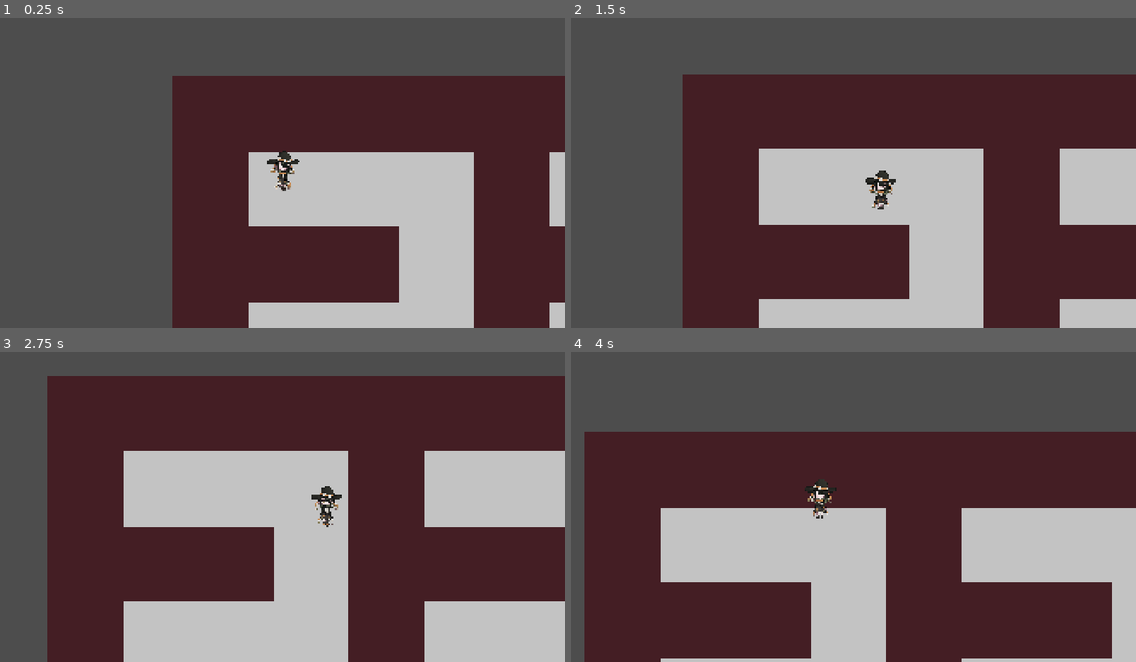
Above: before the commit, frames 1-4 (two rows, left to right).
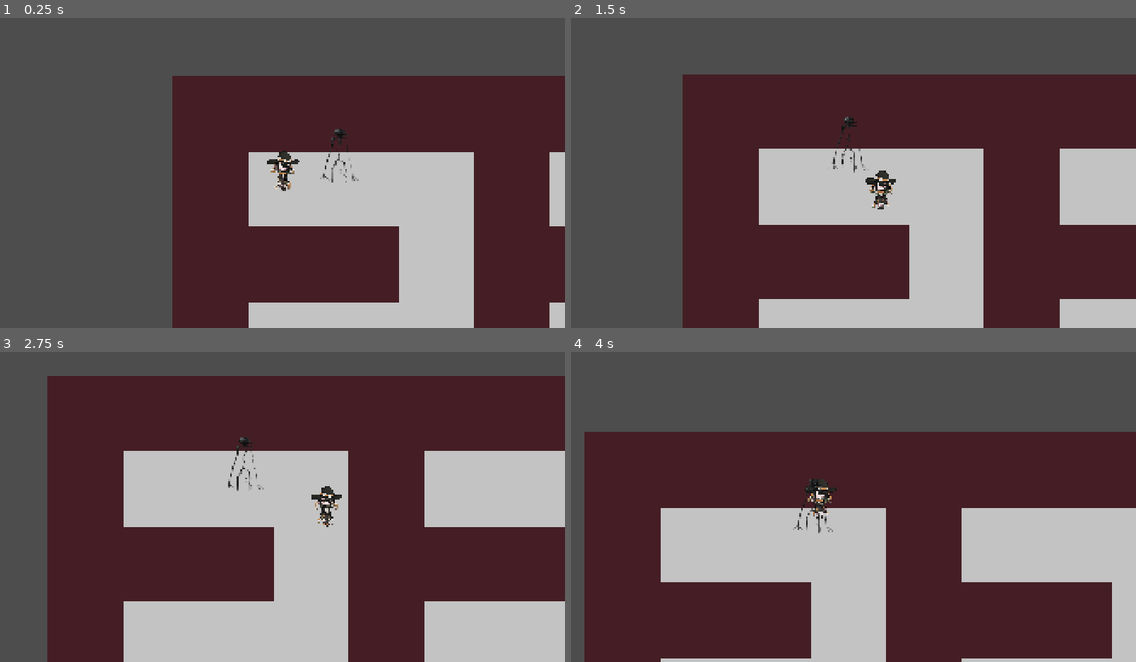
Above: after the commit, the same moments.

Repository: NaN-Plus-Plus/Panic-At-the-Office
Game: Godot game, scene res://scenes/Maze/Main.tscn
Two runs of this game, one before a commit and one after it. Both use one fixed random seed, a clock stepped at 60 frames per second and the inputs below.
Inputs:
- Up to frame 1 (0.25 s): no input
- Up to frame 2 (1.5 s): tap Enter at 0.5 s; hold D (move_right) 0.53-1.28 s; hold S (move_down) from 1.28 s (still down)
- Up to frame 3 (2.75 s): release S (move_down) at 2.03 s; hold D (move_right) from 2.03 s (still down)
- Up to frame 4 (4 s): release D (move_right) at 2.78 s; hold W (move_up) 2.78-3.53 s; hold A (move_left) from 3.53 s (still down)

The runs differ from the first frame. In frame 1, 0.2% of the frame differs, in the area x 56-64%, y 35-54%; in frame 2, 0.2%; in frame 3, 0.2%, in the area x 40-47%, y 27-45%; in frame 4, 0.1%.

Commit message:
wire monster, scary ;-;

Diff:
--- a/panic-at-the-office/characters/MC/MC.tscn
+++ b/panic-at-the-office/characters/MC/MC.tscn
@@ -10,6 +10,7 @@
 [node name="Mc" type="CharacterBody2D" unique_id=978937542]
 motion_mode = 1
 script = ExtResource("1_imnk3")
+speed = null
 
 [node name="Sprite2D" type="Sprite2D" parent="." unique_id=1688845578]
 texture_filter = 1
--- a/panic-at-the-office/characters/MC/mc.gd
+++ b/panic-at-the-office/characters/MC/mc.gd
@@ -1,6 +1,8 @@
 extends CharacterBody2D
 
+
 @export var speed: float = 200.0
+
 
 func _physics_process(_delta):
 	var direction := Input.get_vector(
@@ -14,7 +16,10 @@
 
 	move_and_slide()
 
+
 func _ready():
 	var camera := get_node_or_null("Camera2D") as Camera2D
 	if camera and camera.has_method("snap_to_player"):
 		camera.snap_to_player()
+
+	Globals.player = self
--- /dev/null
+++ b/panic-at-the-office/characters/Wire Monster/wire_monster.gd
@@ -0,0 +1,15 @@
+extends CharacterBody2D
+
+
+const SPEED = 50.0
+
+@export var nav_agent: NavigationAgent2D
+
+
+func _physics_process(_delta: float) -> void:
+	nav_agent.target_position = Globals.player.global_position
+	var target_pos = nav_agent.get_next_path_position()
+
+	velocity = (target_pos - global_position).normalized() * SPEED
+
+	move_and_slide()
--- /dev/null
+++ b/panic-at-the-office/characters/Wire Monster/wire_monster.tscn
@@ -0,0 +1,24 @@
+[gd_scene format=3 uid="uid://2mrx4ulwqgfi"]
+
+[ext_resource type="Texture2D" uid="uid://b5prqakv5yrko" path="res://assets/wire_monster.png" id="1_gw2qr"]
+[ext_resource type="Script" uid="uid://cmhhws23u543d" path="res://characters/Wire Monster/wire_monster.gd" id="1_imf1u"]
+
+[sub_resource type="CapsuleShape2D" id="CapsuleShape2D_r6qtj"]
+radius = 3.0
+height = 10.0
+
+[node name="WireMonster" type="CharacterBody2D" unique_id=1574792864 node_paths=PackedStringArray("nav_agent")]
+script = ExtResource("1_imf1u")
+nav_agent = NodePath("NavigationAgent2D")
+
+[node name="CollisionShape2D" type="CollisionShape2D" parent="." unique_id=765152719]
+rotation = 1.5707964
+shape = SubResource("CapsuleShape2D_r6qtj")
+
+[node name="WireMonster" type="Sprite2D" parent="." unique_id=999277585]
+position = Vector2(0, -46)
+scale = Vector2(0.5, 0.5)
+texture = ExtResource("1_gw2qr")
+
+[node name="NavigationAgent2D" type="NavigationAgent2D" parent="." unique_id=774385371]
+path_desired_distance = 50.0
--- /dev/null
+++ b/panic-at-the-office/globals.gd
@@ -0,0 +1,4 @@
+extends Node
+
+
+var player: CharacterBody2D
--- a/panic-at-the-office/project.godot
+++ b/panic-at-the-office/project.godot
@@ -16,6 +16,10 @@
 boot_splash/stretch_mode=0
 boot_splash/image="uid://i08gmwb7lsel"
 
+[autoload]
+
+Globals="*uid://3h0xag12jmyj"
+
 [display]
 
 window/size/viewport_width=1920
@@ -23,6 +27,10 @@
 window/size/mode=3
 window/stretch/mode="canvas_items"
 window/stretch/aspect="expand"
+
+[dotnet]
+
+project/assembly_name="PanicAtTheOffice"
 
 [file_customization]
 
--- a/panic-at-the-office/scenes/Maze/Biom.tscn
+++ b/panic-at-the-office/scenes/Maze/Biom.tscn
@@ -2,6 +2,12 @@
 
 [ext_resource type="Script" uid="uid://gj3lnj2685dj" path="res://scenes/Maze/Biom.gd" id="1_8i3j6"]
 [ext_resource type="Texture2D" uid="uid://bmixwtvldeeau" path="res://assets/path.png" id="2_cc2ja"]
+
+[sub_resource type="NavigationPolygon" id="NavigationPolygon_cc2ja"]
+vertices = PackedVector2Array(64, 64, -64, 64, -64, -64, 64, -64)
+polygons = Array[PackedInt32Array]([PackedInt32Array(0, 1, 2, 3)])
+outlines = Array[PackedVector2Array]([PackedVector2Array(-64, -64, 64, -64, 64, 64, -64, 64)])
+agent_radius = 0.0
 
 [sub_resource type="TileSetAtlasSource" id="TileSetAtlasSource_cc2ja"]
 texture = ExtResource("2_cc2ja")
@@ -10,10 +16,12 @@
 0:0/0/physics_layer_0/polygon_0/points = PackedVector2Array(-64, -64, 64, -64, 64, 64, -64, 64)
 8:0/size_in_atlas = Vector2i(8, 8)
 8:0/0 = 0
+8:0/0/navigation_layer_0/polygon = SubResource("NavigationPolygon_cc2ja")
 
 [sub_resource type="TileSet" id="TileSet_m0y0c"]
 tile_size = Vector2i(128, 128)
 physics_layer_0/collision_layer = 1
+navigation_layer_0/layers = 1
 sources/0 = SubResource("TileSetAtlasSource_cc2ja")
 
 [node name="Biom" type="Node2D" unique_id=1919071673]
--- a/panic-at-the-office/scenes/Maze/Main.tscn
+++ b/panic-at-the-office/scenes/Maze/Main.tscn
@@ -2,6 +2,7 @@
 
 [ext_resource type="PackedScene" uid="uid://bwkeh60b4q1ih" path="res://scenes/Maze/Biom.tscn" id="1_10rdu"]
 [ext_resource type="PackedScene" uid="uid://b4bgh77ofnm8m" path="res://characters/MC/MC.tscn" id="2_gsqt7"]
+[ext_resource type="PackedScene" uid="uid://2mrx4ulwqgfi" path="res://characters/Wire Monster/wire_monster.tscn" id="3_6ay71"]
 
 [node name="Main" type="Node2D" unique_id=786101504]
 
@@ -9,3 +10,6 @@
 
 [node name="Mc" parent="." unique_id=978937542 instance=ExtResource("2_gsqt7")]
 position = Vector2(186, 158)
+
+[node name="WireMonster" parent="." unique_id=1574792864 instance=ExtResource("3_6ay71")]
+position = Vector2(292, 183)
Binary file added: panic-at-the-office/assets/wire_monster.png
Not shown, added: panic-at-the-office/assets/wire_monster.png.import
Not shown, added: panic-at-the-office/characters/Wire Monster/wire_monster.gd.uid
Not shown, added: panic-at-the-office/globals.gd.uid
